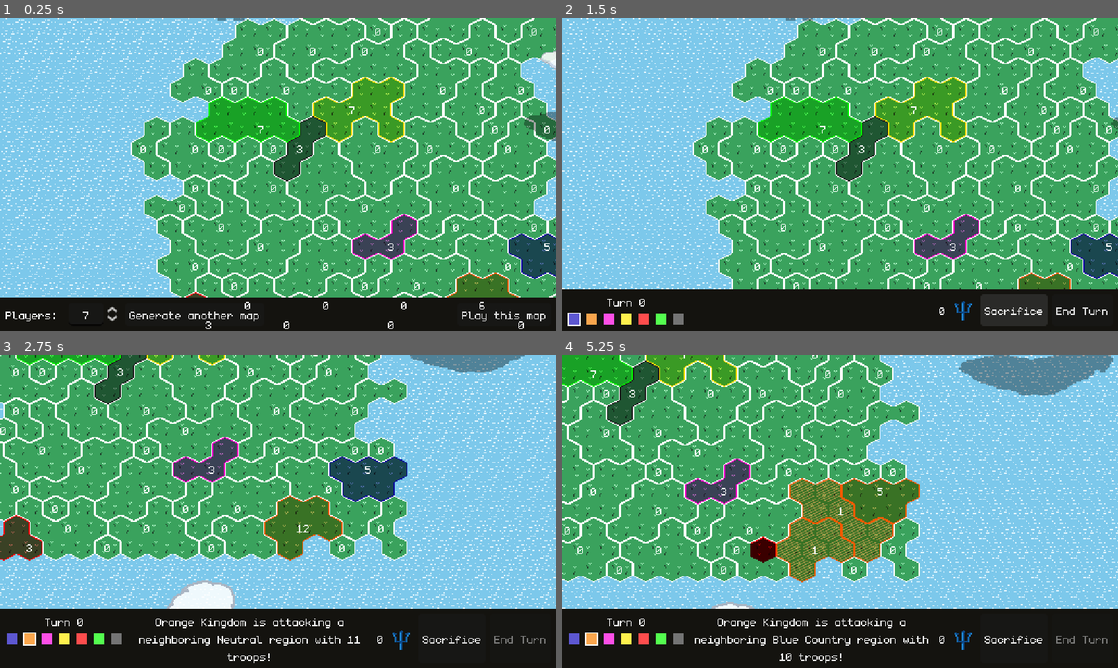
Above: before the commit, frames 1-4 (two rows, left to right).
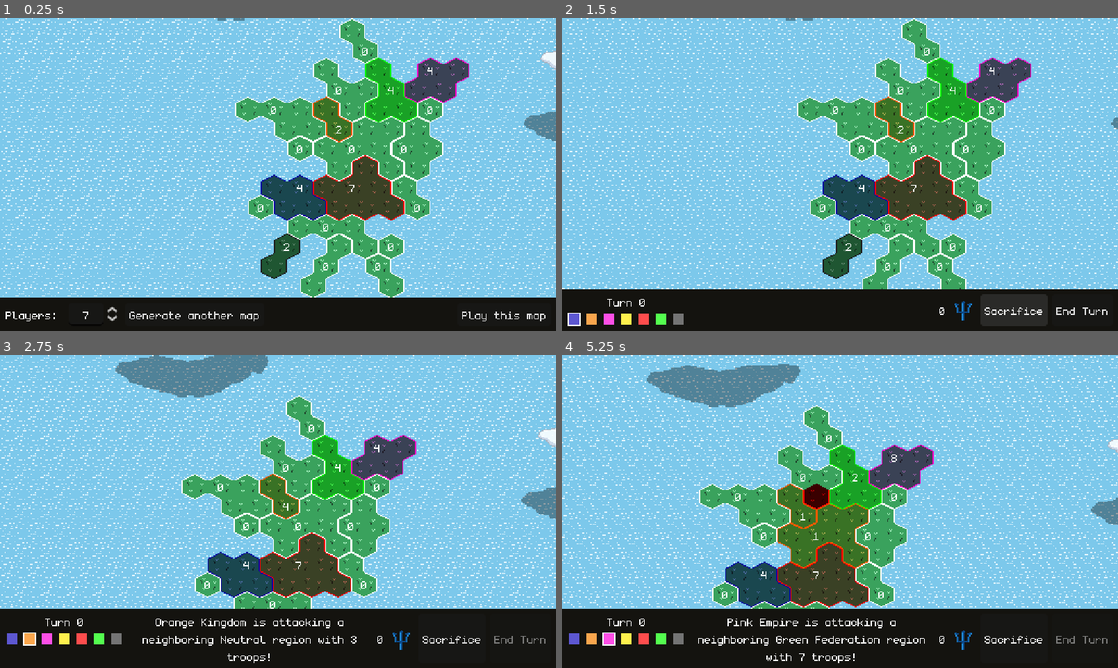
Above: after the commit, the same moments.

Repository: feored/LD54
Game: Godot game, scene res://scenes/main.tscn
Two runs of this game, one before a commit and one after it. Both use one fixed random seed, a clock stepped at 60 frames per second and the inputs below.
Inputs (mouse positions are in pixels of both pictures, inside the frame that each line leads up to):
- Up to frame 1 (0.25 s): no input
- Up to frame 2 (1.5 s): click "Play this map" at 0.5 s; click "Sacrifice" at 1.25 s
- Up to frame 3 (2.75 s): click "End Turn" at 2 s
- Up to frame 4 (5.25 s): click "Sacrifice" at 2.75 s; click "Sacrifice" at 3.5 s; move the mouse to (962, 495) at 4.27 s; click (962, 495) at 4.42 s; drag from (728, 527) to (812, 574) at 5.02 s

The runs differ from the first frame. In frame 1, 53% of the frame differs, in the area x 23-100%, y 0-100%; in frame 2, 51%; in frame 3, 53%, in the area x 0-100%, y 0-93%; in frame 4, 53%.

Commit message:
end game screen

Diff:
--- a/project.godot
+++ b/project.godot
@@ -10,7 +10,7 @@
 
 [application]
 
-config/name="LD54"
+config/name="Neptune's Wake"
 run/main_scene="res://scenes/main.tscn"
 config/features=PackedStringArray("4.1", "Forward Plus")
 config/icon="res://icon.svg"
--- /dev/null
+++ b/scenes/game_over_screen.tscn
@@ -0,0 +1,62 @@
+[gd_scene load_steps=3 format=3 uid="uid://dsh71e5oqgdqk"]
+
+[ext_resource type="Script" path="res://ui/GameOverScreen.gd" id="1_rquqj"]
+[ext_resource type="Theme" uid="uid://3t61g0061mea" path="res://assets/theme.tres" id="2_mrh18"]
+
+[node name="GameOverScreen" type="CanvasLayer"]
+process_mode = 3
+layer = 50
+script = ExtResource("1_rquqj")
+
+[node name="PanelContainer" type="PanelContainer" parent="."]
+anchors_preset = 15
+anchor_right = 1.0
+anchor_bottom = 1.0
+grow_horizontal = 2
+grow_vertical = 2
+theme = ExtResource("2_mrh18")
+
+[node name="CenterContainer" type="CenterContainer" parent="PanelContainer"]
+layout_mode = 2
+
+[node name="VBoxContainer" type="VBoxContainer" parent="PanelContainer/CenterContainer"]
+layout_mode = 2
+theme_override_constants/separation = 24
+
+[node name="VBoxContainer" type="VBoxContainer" parent="PanelContainer/CenterContainer/VBoxContainer"]
+layout_mode = 2
+
+[node name="SuccessLabel" type="Label" parent="PanelContainer/CenterContainer/VBoxContainer/VBoxContainer"]
+unique_name_in_owner = true
+layout_mode = 2
+theme_override_colors/font_outline_color = Color(0, 0, 0, 1)
+theme_override_constants/outline_size = 3
+theme_override_font_sizes/font_size = 32
+text = "Victory!"
+horizontal_alignment = 1
+vertical_alignment = 1
+
+[node name="SuccessTaglineLabel" type="Label" parent="PanelContainer/CenterContainer/VBoxContainer/VBoxContainer"]
+unique_name_in_owner = true
+layout_mode = 2
+text = "Neptune is pleased with you."
+horizontal_alignment = 1
+vertical_alignment = 1
+
+[node name="ScenarioText" type="RichTextLabel" parent="PanelContainer/CenterContainer/VBoxContainer"]
+visible = false
+layout_mode = 2
+bbcode_enabled = true
+fit_content = true
+
+[node name="Spectate" type="Button" parent="PanelContainer/CenterContainer/VBoxContainer"]
+unique_name_in_owner = true
+layout_mode = 2
+text = "Spectate to the End"
+
+[node name="MenuButton" type="Button" parent="PanelContainer/CenterContainer/VBoxContainer"]
+layout_mode = 2
+text = "Main Menu"
+
+[connection signal="pressed" from="PanelContainer/CenterContainer/VBoxContainer/Spectate" to="." method="_on_spectate_pressed"]
+[connection signal="pressed" from="PanelContainer/CenterContainer/VBoxContainer/MenuButton" to="." method="_on_menu_button_pressed"]
--- a/scenes/main.gd
+++ b/scenes/main.gd
@@ -2,6 +2,7 @@
 
 var turnIndicatorPrefab = preload("res://ui/turn_indicator.tscn")
 var escMenuPrefab = preload("res://scenes/esc_menu.tscn")
+var gameOverScreenPrefab = preload("res://scenes/game_over_screen.tscn")
 
 @onready var UI = $"%UI"
 @onready var SelectionUI = $"%SelectionUI"
@@ -15,7 +16,7 @@
 
 var is_sacrificing = false
 var sacrifice_used = false
-
+var eliminated_teams = []
 
 var selected_region = null
 var teams = []
@@ -34,6 +35,8 @@
 
 var sacrifices_available = {}
 var sacrifice_hovered_tile = Constants.NULL_COORDS
+
+var spectating = false
 
 func to_team_id(team_id):
 	return team_id + 1
@@ -44,6 +47,7 @@
 	SelectionUI.visible = true
 	self.world.init_world()
 	self.gen_world()
+	Settings.input_locked = false
 
 func update_sacrifices_display():
 	self.sacrificeLabel.set_text(str(sacrifices_available[self.teams[self.player_team_index]]))
@@ -149,13 +153,24 @@
 	return self.turn == self.teams.size() - 1
 
 func check_win_condition():
+	for team in self.teams:
+		if not regions_left(team) and team not in eliminated_teams:
+			eliminated_teams.append(team)
+			messager.set_message(Constants.TEAM_NAMES[team] + " has been wiped from the island!")
 	var teams_alive = get_teams_alive()
-	check_last_team_alive(teams_alive)
-	check_teams_on_islands(teams_alive)
-
-func check_last_team_alive(teams_alive):
-	if teams_alive.size() == 1:
-		print("Player " + str(teams_alive[0]) + " won!")
+	if self.teams[self.player_team_index] not in teams_alive and teams_alive.size() > 1 and not spectating:
+		var game_won = self.teams[self.player_team_index] in teams_alive
+		var gameOverScreen = gameOverScreenPrefab.instantiate()
+		gameOverScreen.init(game_won, self, true)
+		self.add_child(gameOverScreen)
+	elif teams_alive.size() < 2:
+		var game_won = self.teams[self.player_team_index] in teams_alive
+		var gameOverScreen = gameOverScreenPrefab.instantiate()
+		gameOverScreen.init(game_won, self, false)
+		self.add_child(gameOverScreen)
+		return
+	#check_teams_on_islands(teams_alive)
+
 
 func check_teams_on_islands(teams_alive):
 	var all_teams_on_islands = true
@@ -176,7 +191,6 @@
 			if units_per_team[team] > winning_units:
 				winner = team
 				winning_units = units_per_team[team]
-		print("No more possible moves! ", winner, " won with ", winning_units, " units!")
 
 func get_teams_alive():
 	var teams_alive = []
--- /dev/null
+++ b/ui/GameOverScreen.gd
@@ -0,0 +1,46 @@
+extends CanvasLayer
+
+@onready var victoryLabel = $"%SuccessLabel"
+@onready var taglineLabel = $"%SuccessTaglineLabel"
+@onready var spectateBtn = $"%Spectate"
+
+var is_victory = false
+var parent = null
+var is_spectate_possible = false
+
+
+# Called when the node enters the scene tree for the first time.
+func _ready():
+	self.display_victory()
+	get_tree().paused = true
+
+func init(won_game: bool, game, spectate_possible):
+	is_victory = won_game
+	parent = game
+	is_spectate_possible = spectate_possible
+
+func display_victory():
+	spectateBtn.visible = is_spectate_possible
+	if is_victory:
+		victoryLabel.text = "Victory!"
+		taglineLabel.text = "Neptune is pleased with you."
+		victoryLabel.self_modulate = Color.hex(0xb5ebf7ff)
+	else:
+		victoryLabel.text = "Defeat!"
+		taglineLabel.text = "Neptune loses interest in you."
+		victoryLabel.self_modulate = Color.hex(0xd46666ff)
+
+# Called every frame. 'delta' is the elapsed time since the previous frame.
+func _process(delta):
+	pass
+
+
+func _on_menu_button_pressed():
+	get_tree().paused = false
+	get_tree().change_scene_to_file("res://scenes/main_menu.tscn")
+
+
+func _on_spectate_pressed():
+	parent.spectating = true
+	get_tree().paused = false
+	self.queue_free()
--- a/world/gen.gd
+++ b/world/gen.gd
@@ -41,7 +41,7 @@
 
 func generate_island():
 	const n_tiles_max = Constants.WORLD_BOUNDS.x * Constants.WORLD_BOUNDS.y * 4
-	var n_tiles_target = round(n_tiles_max * Utils.rng.randf_range(0.25, 0.5))
+	var n_tiles_target = round(n_tiles_max * 0.1)# Utils.rng.randf_range(0.25, 0.5))
 	spawn_cell(Constants.WORLD_CENTER, Constants.NO_TEAM)
 	var used_cells_coords = self.tiles.keys()
 	while ((used_cells_coords.size() < n_tiles_target)):
